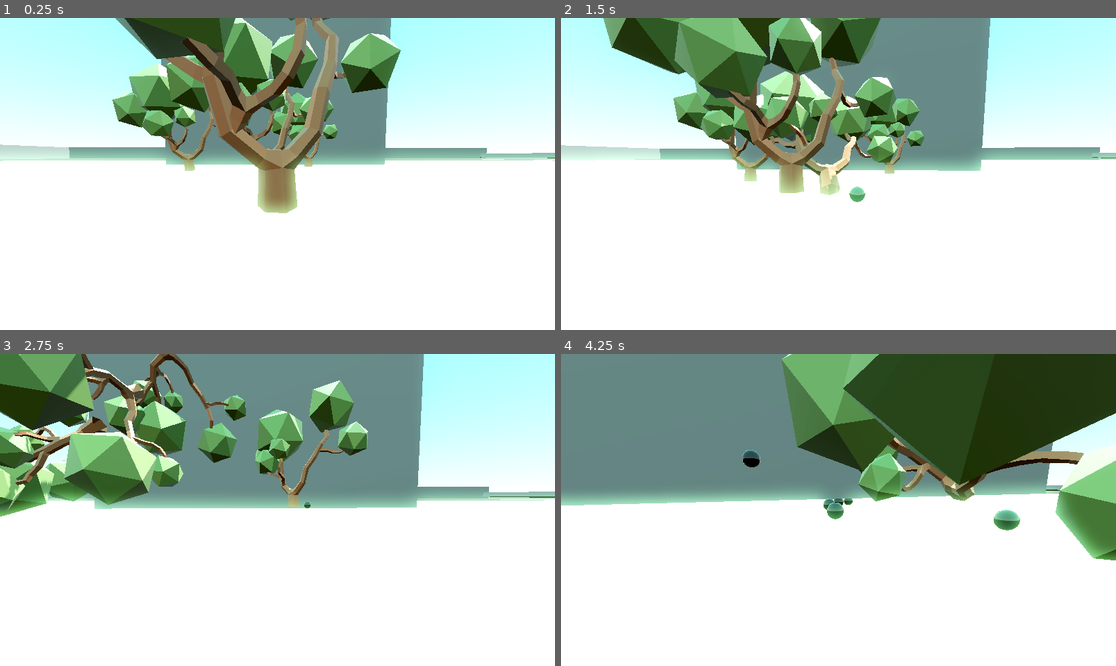
Above: before the commit, frames 1-4 (two rows, left to right).
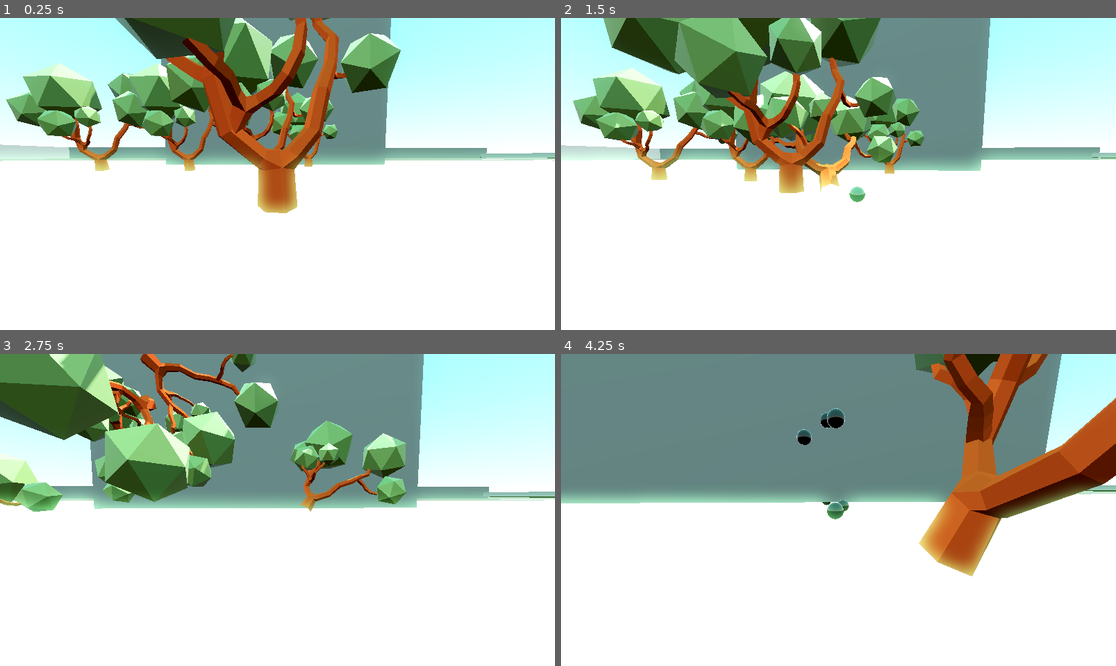
Above: after the commit, the same moments.

Repository: KrukDallan/Godot-test-game
Game: Godot game, scene res://node_3d.tscn
Two runs of this game, one before a commit and one after it. Both use one fixed random seed, a clock stepped at 60 frames per second and the inputs below.
Inputs (mouse positions are in pixels of both pictures, inside the frame that each line leads up to):
- Up to frame 1 (0.25 s): no input
- Up to frame 2 (1.5 s): move the mouse to (866, 174) at 0.52 s; hold Right mouse button (dash) 0.53-1.28 s; hold Up (ui_up) from 0.53 s (still down); tap Space at 0.77 s; move the mouse to (810, 174) at 1.27 s; click (810, 174) at 1.35 s
- Up to frame 3 (2.75 s): keep holding Up (ui_up); tap Space at 1.52 s; move the mouse to (288, 503) at 2.02 s; hold E from 2.03 s (still down)
- Up to frame 4 (4.25 s): keep holding Up (ui_up); move the mouse to (832, 516) at 2.77 s; release E at 2.78 s; right-click (832, 516) at 2.85 s; tap Space at 3.02, 3.77 s; move the mouse to (877, 513) at 3.52 s; press the mouse at (877, 513) at 3.53 s

The runs differ from the first frame. In frame 1, 9.8% of the frame differs, in the area x 1-63%, y 0-63%; in frame 2, 7.0%; in frame 3, 22%; in frame 4, 30%, in the area x 0-100%, y 0-72%.

Commit message:
made each bark material unique
but should use signals to change albedo color from code

Diff:
--- a/character/character.gd
+++ b/character/character.gd
@@ -86,6 +86,7 @@
 
 	for i in detector.get_overlapping_bodies():
 		if i.name.contains("Tree"):
+			i.glow()
 			if Input.is_key_pressed(KEY_E):
 				i.get_pulled()
 
--- a/node_3d.tscn
+++ b/node_3d.tscn
@@ -99,9 +99,6 @@
 [node name="Tree3" parent="Forest" instance=ExtResource("2_k2yma")]
 transform = Transform3D(0.999992, 0, -0.00397934, 0, 1, 0, 0.00397934, 0, 0.999992, 11.6162, 0, -71.1361)
 
-[node name="Tree15" parent="Forest" instance=ExtResource("2_k2yma")]
-transform = Transform3D(1, 0, 0, 0, 1, 0, 0, 0, 1, -75.6746, -3.12531, -27.9232)
-
 [node name="Tree14" parent="Forest" instance=ExtResource("2_k2yma")]
 transform = Transform3D(1, 0, 0, 0, 1, 0, 0, 0, 1, -75.6746, -0.998738, 18.5588)
 
@@ -236,3 +233,6 @@
 
 [node name="Wall3" parent="Wallace" instance=ExtResource("3_63pom")]
 transform = Transform3D(1, 0, 0, 0, 1, 0, 0, 0, 1, 196.293, 10.1832, -31.1554)
+
+[node name="Tree15" parent="." instance=ExtResource("2_k2yma")]
+transform = Transform3D(1, 0, -7.96627e-10, 0, 1, 0, -5.83875e-10, 0, 1, -46.7263, 0, -49.2419)
--- a/world/plains/environment/trees/low_poly_tree/tree.gd
+++ b/world/plains/environment/trees/low_poly_tree/tree.gd
@@ -1,14 +1,28 @@
 extends RigidBody3D
 
+var bark_color : Color = Color(240.0,77.0,0.0,255.0)
 
 # Called when the node enters the scene tree for the first time.
 func _ready():
-	pass
+	var new_material = StandardMaterial3D.new()
+	new_material.albedo_color = bark_color
+	new_material.emission_enabled = false
+	$Bark.set_surface_override_material(0,$BarkColorMesh.get_surface_override_material(0).duplicate())
+	#$Bark.set_surface_override_material(0, new_material)
 
 
 # Called every frame. 'delta' is the elapsed time since the previous frame.
 func _process(delta):
-	pass
+	var colliders = get_colliding_bodies()
+	var should_glow = false
+	for collider in colliders:
+		if collider.name.contains("Character"):
+			should_glow = true
+
+	if should_glow:
+		glow()
+	else:
+		stop_glowing()
 
 func get_pushed(source: Vector3) -> void:
 	#apply_central_force(-source*100)
@@ -21,7 +35,10 @@
 	apply_impulse(-move_to*5)
 
 func glow():
-	$Tree_lp_11.get_surface_override_material(0).emission_enabled = true
+	$Bark.get_surface_override_material(0).emission_enabled = true
 
 func stop_glowing():
-	pass
+	$Bark.get_surface_override_material(0).emission_enabled = false
+
+func get_bark_material() -> Material:
+	return $Bark.get_surface_override_material(0)
--- a/world/plains/environment/trees/low_poly_tree/tree.tscn
+++ b/world/plains/environment/trees/low_poly_tree/tree.tscn
@@ -9,10 +9,18 @@
 [sub_resource type="ConvexPolygonShape3D" id="ConvexPolygonShape3D_ikj4m"]
 points = PackedVector3Array(13.2504, -7.47575, -11.8099, 7.03179, -3.92029, -24.6873, -12.5033, 0.517114, -11.8099, -7. …(832 unchanged characters)…
 
+[sub_resource type="PointMesh" id="PointMesh_5aqr2"]
+
+[sub_resource type="StandardMaterial3D" id="StandardMaterial3D_qr3h8"]
+albedo_color = Color(0.941176, 0.301961, 0, 1)
+emission = Color(0.960784, 0.72549, 0.741176, 1)
+
 [node name="low_poly_tree" instance=ExtResource("1_40bn0")]
 transform = Transform3D(1, 0, 0, 0, 1, 0, 0, 0, 1, 0, 0.0536418, 0)
 collision_layer = 2
 collision_mask = 7
+max_contacts_reported = 2
+contact_monitor = true
 script = ExtResource("1_rmn2j")
 
 [node name="CollisionShape3D" type="CollisionShape3D" parent="." index="1"]
@@ -22,3 +30,7 @@
 [node name="CollisionShape3D2" type="CollisionShape3D" parent="." index="3"]
 transform = Transform3D(1, 0, 0, 0, 0, -1, 0, 1, 0, 0, 0, 0)
 shape = SubResource("ConvexPolygonShape3D_ikj4m")
+
+[node name="BarkColorMesh" type="MeshInstance3D" parent="." index="4"]
+mesh = SubResource("PointMesh_5aqr2")
+surface_material_override/0 = SubResource("StandardMaterial3D_qr3h8")
Not shown: 1 places in world/plains/environment/trees/low_poly_tree/tree.tscn that only renumber resources
